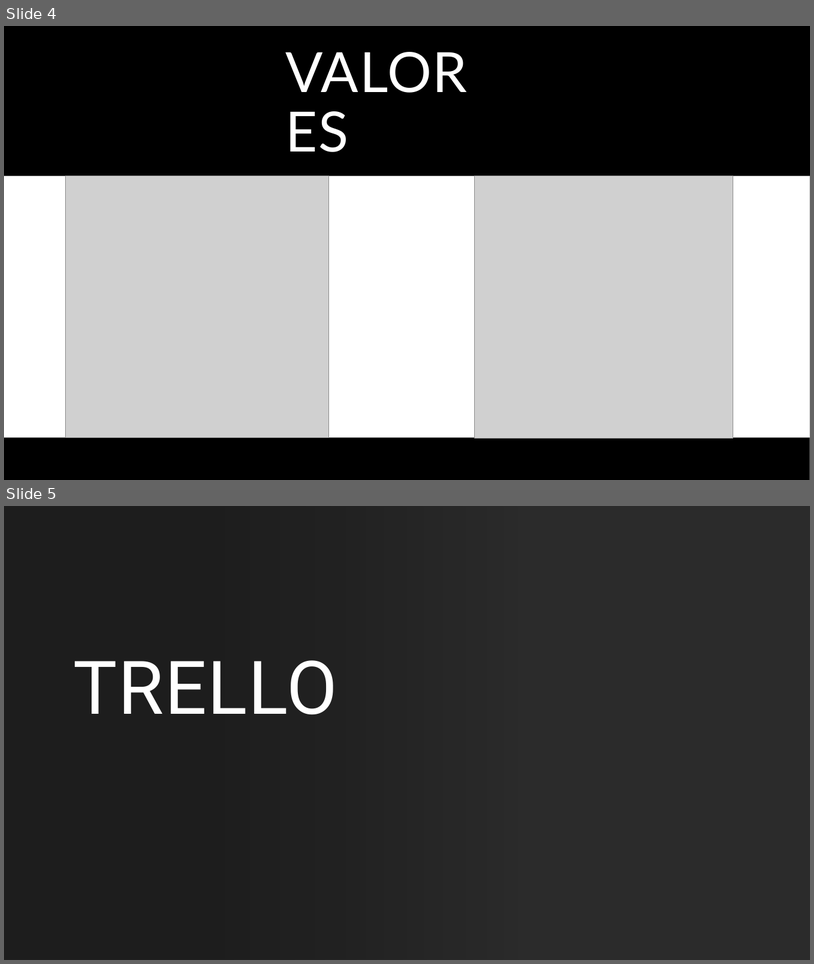
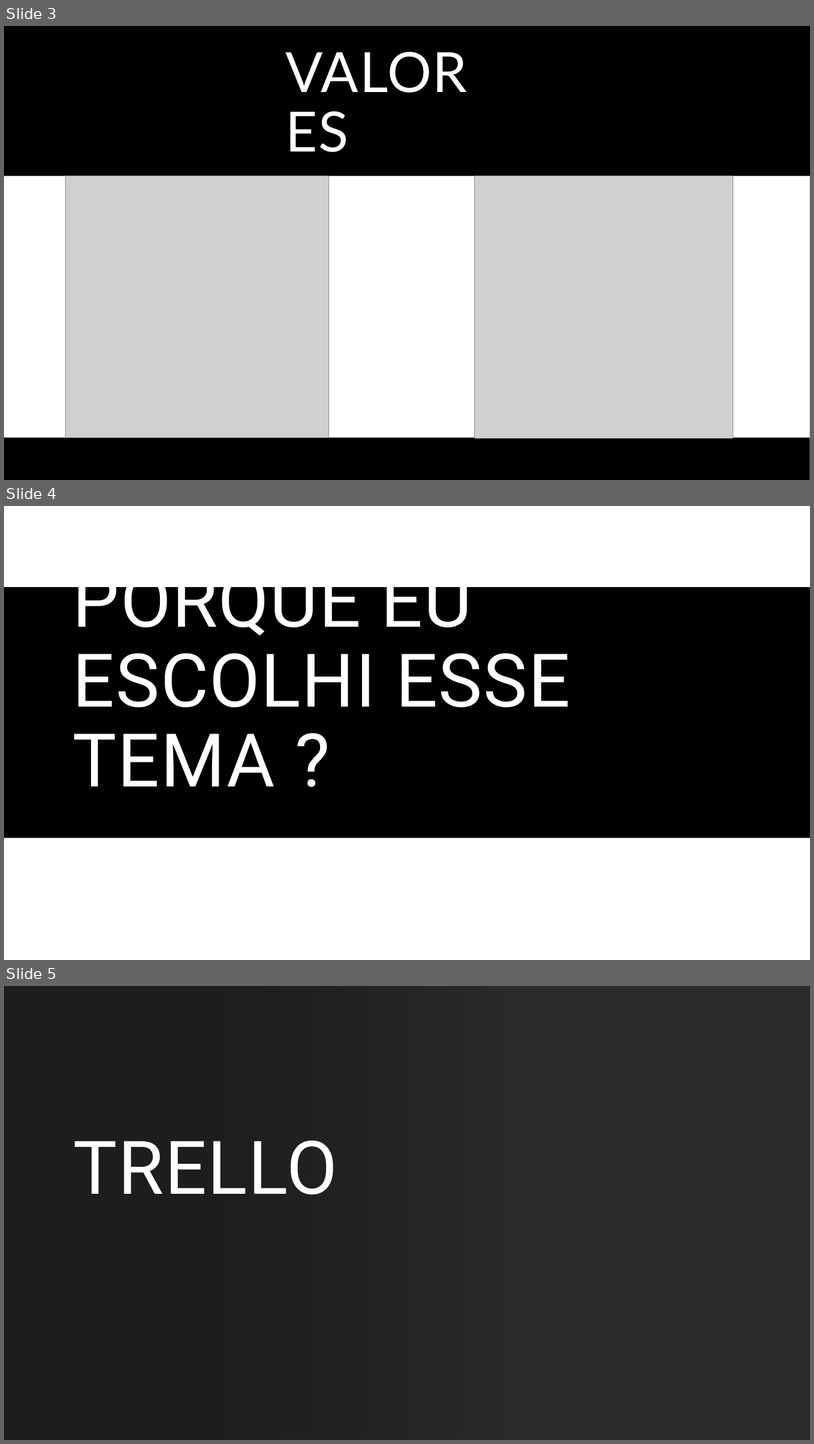
Before and after one commit to AntonioGoncalvesSousa/Projeto-Individual, a slide deck: Documentação/Documentação Proj.pptx. Shown one above the other, each under a label of ours: slides 4 and 5 before the commit, slides 3, 4 and 5 after it. The pictures are 814x964 and 814x1444 pixels, drawn with LibreOffice and Linux fonts; fonts in the diff are those of the drawing; grey boxes stand for pictures; background and template pictures are left out; a plain dark background stands for a picture behind light text. Boxes give left, top, right and bottom in pixels: in the first picture for what was removed or moved away, otherwise in the second. Text is boxed around its words. In the diff, an @@ line names an element or a change of style, - is before the commit and + after.

```diff
--- a/Documentação/Documentação Proj.pptx
+++ b/Documentação/Documentação Proj.pptx
@@ slide 4 added at bbox=[4, 506, 810, 960], background #FFFFFF; not listed: 1 template element that a slide beside it also shows @@
@@ rectangle added at bbox=[4, 506, 810, 960], fill #FFFFFF @@
@@ title added at bbox=[73, 559, 570, 786], 88 pt, text #FFFFFF @@
+PORQUE EU ESCOLHI ESSE TEMA ?
@@ rectangle added at bbox=[4, 587, 810, 838], fill #000000 @@
@@ rectangle added at bbox=[4, 784, 810, 960], fill #000000 @@
@@ what was slide 4 is now slide 3 @@
```
Also in this commit, not shown: 3 slides changed, 1 slide removed, 6 other files.
